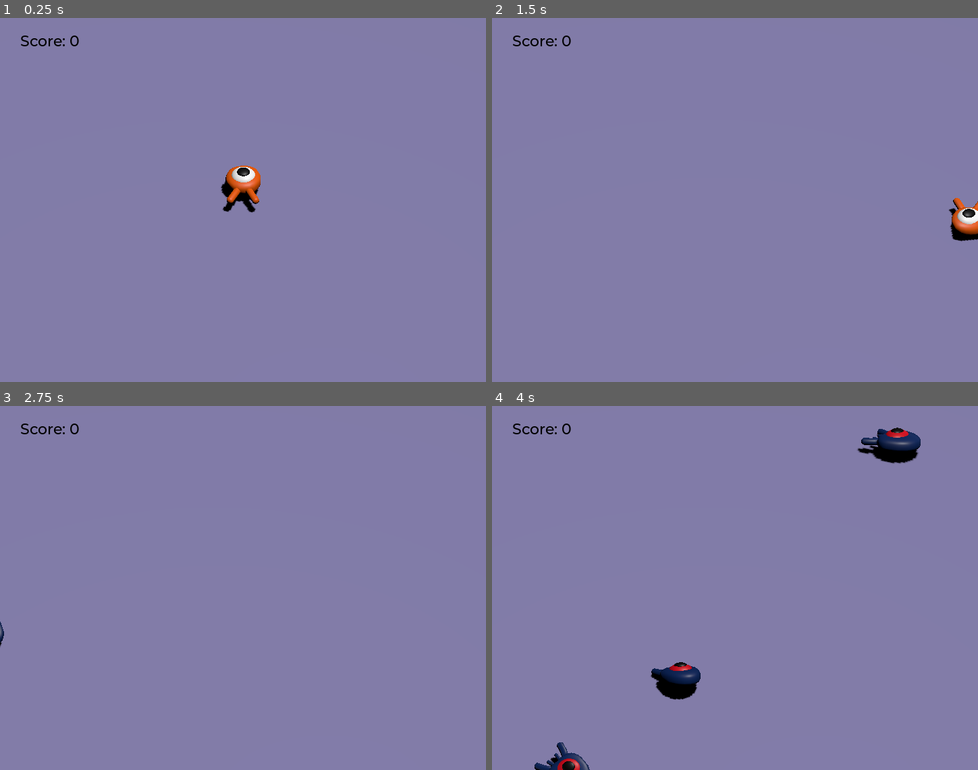
Above: before the commit, frames 1-4 (two rows, left to right).
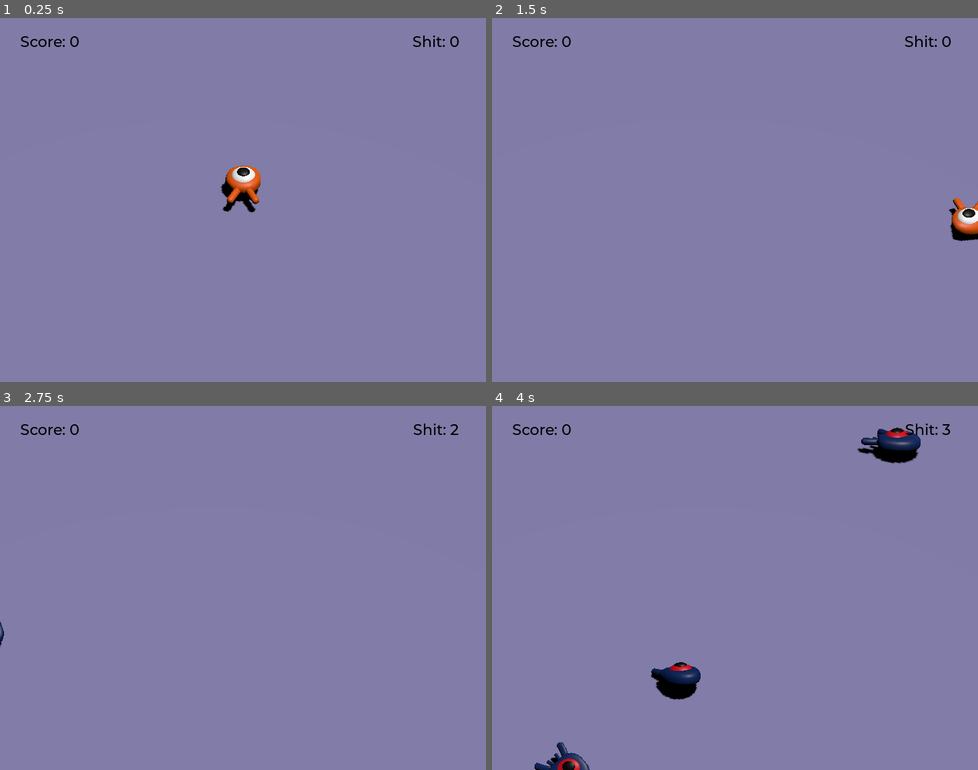
Above: after the commit, the same moments.

Repository: nilodude/squash_the_creeps_start_1.1.0
Game: Godot game, scene res://main.tscn
Two runs of this game, one before a commit and one after it. Both use one fixed random seed, a clock stepped at 60 frames per second and the inputs below.
Inputs:
- Up to frame 1 (0.25 s): no input
- Up to frame 2 (1.5 s): tap Enter (ui_accept) at 0.5 s; hold D (move_right) 0.53-1.28 s; tap Space (jump) at 0.77 s; hold S (move_back) from 1.28 s (still down)
- Up to frame 3 (2.75 s): tap Space (jump) at 1.52 s; release S (move_back) at 2.03 s; hold D (move_right) from 2.03 s (still down)
- Up to frame 4 (4 s): release D (move_right) at 2.78 s; hold W (move_forward) 2.78-3.53 s; tap Space (jump) at 3.02, 3.77 s; hold A (move_left) from 3.53 s (still down)

The runs differ from the first frame. In frame 1, 0.2% of the frame differs, in the area x 4-95%, y 4-8%; in frame 2, 0.2%; in frame 3, 0.2%; in frame 4, 0.2%.

Commit message:
shitCount OK. need to see full ground to avoid hidden enemies

Diff:
--- /dev/null
+++ b/ShitLabel.gd
@@ -0,0 +1,23 @@
+extends Label
+
+var shit = 0
+
+func _on_mob_spawned():
+	shit = get_tree().get_nodes_in_group("mob").size()
+	text = "Shit: %s" % shit
+
+func _on_mob_squashed():
+	shit = get_tree().get_nodes_in_group("mob").size()
+	text = "Shit: %s" % shit
+
+func _on_mob_out():
+	shit = get_tree().get_nodes_in_group("mob").size()
+	text = "Shit: %s" % shit
+
+func increment():
+	shit += 1
+	text = "Shit: %s" % shit
+
+func decrement():
+	shit -= 1
+	text = "Shit: %s" % shit
--- a/main.gd
+++ b/main.gd
@@ -12,13 +12,14 @@
 
 func game_over():
 	$MobTimer.stop()
+	$Player.moveDisabled = true
 	$UserInterface/Retry.show()
 
 func _on_mob_timer_timeout():
 	var mob = mob_scene.instantiate()
 	var mobSize = get_tree().get_nodes_in_group("mob").size()
 
-	if(mobSize > 20):
+	if(mobSize > 5):
 		game_over()
 	else:
 		var mob_spawn_location = get_node("SpawnPath/SpawnLocation")
@@ -28,5 +29,9 @@
 		mob.initialize(mob_spawn_location.position, player_position)
 
 		mob.squashed.connect($UserInterface/ScoreLabel._on_mob_squashed.bind())
+		mob.squashed.connect($UserInterface/ShitLabel._on_mob_squashed.bind())
+
+		mob.outBounds.connect($UserInterface/ShitLabel._on_mob_out.bind())
+		mob.spawned.connect($UserInterface/ShitLabel._on_mob_spawned.bind())
 
 		add_child(mob)
--- a/main.tscn
+++ b/main.tscn
@@ -1,10 +1,11 @@
-[gd_scene load_steps=13 format=3 uid="uid://bnr4gk2okjcpu"]
+[gd_scene load_steps=14 format=3 uid="uid://bnr4gk2okjcpu"]
 
 [ext_resource type="PackedScene" uid="uid://b1baaek2whnnn" path="res://player.tscn" id="1_0p54i"]
 [ext_resource type="Script" path="res://main.gd" id="1_cnjm4"]
 [ext_resource type="PackedScene" uid="uid://caakvh00g1x3f" path="res://mob.tscn" id="2_714gd"]
 [ext_resource type="FontFile" uid="uid://blw2522cjj4jt" path="res://fonts/Montserrat-Medium.ttf" id="4_p4nix"]
 [ext_resource type="Script" path="res://ScoreLabel.gd" id="5_c5l32"]
+[ext_resource type="Script" path="res://ShitLabel.gd" id="6_e6g5g"]
 
 [sub_resource type="BoxShape3D" id="BoxShape3D_e0x7u"]
 size = Vector3(60, 1, 60)
@@ -116,7 +117,25 @@
 offset_bottom = 51.0
 theme_override_colors/font_color = Color(0, 0, 0, 1)
 text = "Score: 0"
+horizontal_alignment = 1
+vertical_alignment = 1
 script = ExtResource("5_c5l32")
+
+[node name="ShitLabel" type="Label" parent="UserInterface"]
+layout_mode = 1
+anchors_preset = 1
+anchor_left = 1.0
+anchor_right = 1.0
+offset_left = -118.0
+offset_top = 20.0
+offset_right = -30.0
+offset_bottom = 51.0
+grow_horizontal = 0
+theme_override_colors/font_color = Color(0, 0, 0, 1)
+text = "Shit: 0"
+horizontal_alignment = 1
+vertical_alignment = 1
+script = ExtResource("6_e6g5g")
 
 [node name="Retry" type="ColorRect" parent="UserInterface"]
 layout_mode = 1
@@ -129,19 +148,50 @@
 
 [node name="Label" type="Label" parent="UserInterface/Retry"]
 layout_mode = 1
-anchors_preset = 8
-anchor_left = 0.5
+anchors_preset = 14
 anchor_top = 0.5
-anchor_right = 0.5
+anchor_right = 1.0
 anchor_bottom = 0.5
-offset_left = -20.0
-offset_top = -14.0
-offset_right = 20.0
-offset_bottom = 14.0
+offset_left = 1.0
+offset_top = -99.5
+offset_right = 1.0
+offset_bottom = -59.5
 grow_horizontal = 2
 grow_vertical = 2
+theme_override_font_sizes/font_size = 43
+text = "TOO MUCH SHIT"
+horizontal_alignment = 1
+vertical_alignment = 1
+autowrap_mode = 2
+
+[node name="Label3" type="Label" parent="UserInterface/Retry"]
+layout_mode = 1
+anchors_preset = -1
+anchor_left = 0.319444
+anchor_top = 0.542593
+anchor_right = 0.658333
+anchor_bottom = 0.687037
+offset_right = -3.05176e-05
+grow_horizontal = 2
+grow_vertical = 0
 text = "enga otra ve"
 horizontal_alignment = 1
 vertical_alignment = 1
+autowrap_mode = 2
+
+[node name="Label2" type="Label" parent="UserInterface/Retry"]
+layout_mode = 1
+anchors_preset = -1
+anchor_left = 0.394444
+anchor_top = 0.614815
+anchor_right = 0.593056
+anchor_bottom = 0.688889
+grow_horizontal = 2
+grow_vertical = 2
+theme_override_font_sizes/font_size = 12
+text = "press enter to restart"
+horizontal_alignment = 1
+vertical_alignment = 1
+metadata/_edit_use_anchors_ = true
 
 [connection signal="timeout" from="MobTimer" to="." method="_on_mob_timer_timeout"]
--- a/mob.gd
+++ b/mob.gd
@@ -1,6 +1,8 @@
 extends CharacterBody3D
 
 signal squashed
+signal spawned
+signal outBounds
 signal gotHit
 
 @export var min_speed = 10
@@ -51,9 +53,11 @@
 	velocity = Vector3.FORWARD * random_speed
 	velocity = velocity.rotated(Vector3.UP, rotation.y)
 
-
+func _on_visible_on_screen_notifier_3d_screen_entered():
+	spawned.emit()
 
 func _on_visible_on_screen_notifier_3d_screen_exited():
+	outBounds.emit()
 	queue_free()
 
 func squash():
--- a/mob.tscn
+++ b/mob.tscn
@@ -23,4 +23,5 @@
 transform = Transform3D(1, 0, 0, 0, 1, 0, 0, 0, 1, -0.0437573, 0.286843, 0.278376)
 aabb = AABB(-1.10931, -0.550131, -1.64667, 2.33679, 1.10026, 3.29333)
 
+[connection signal="screen_entered" from="VisibleOnScreenNotifier3D" to="." method="_on_visible_on_screen_notifier_3d_screen_entered"]
 [connection signal="screen_exited" from="VisibleOnScreenNotifier3D" to="." method="_on_visible_on_screen_notifier_3d_screen_exited"]
--- a/player.gd
+++ b/player.gd
@@ -6,6 +6,7 @@
 @export var fall_acceleration = 75
 @export var jump_impulse = 25
 @export var bounce_impulse = 15
+@export var moveDisabled = false
 
 var target_velocity = Vector3.ZERO
 
@@ -55,4 +56,5 @@
 
 	velocity = target_velocity
 
-	move_and_slide()
+	if not moveDisabled:
+		move_and_slide()
